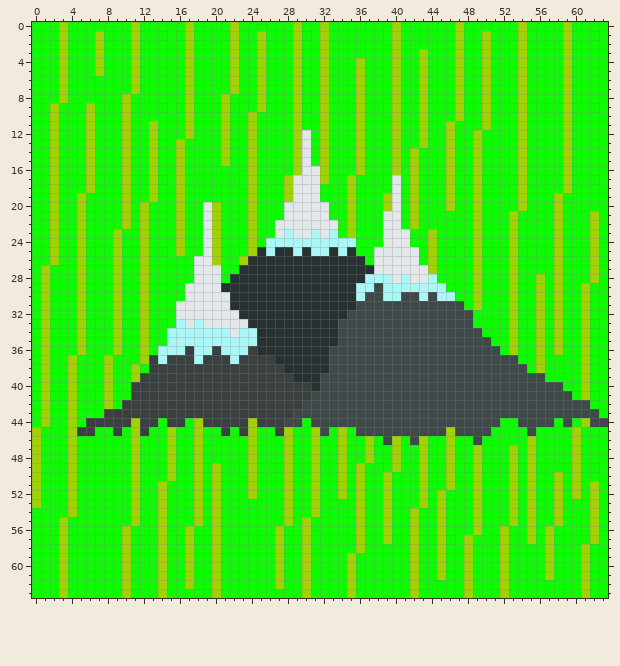
Edited in one commit: pixel-art sprite (MULE/out/production/MULE/game/graphics/TileMountain3.png). This is how it looked before the edit.
The file is 64x64 pixels. Colours within 5 levels of each other are drawn and written as one.
After:
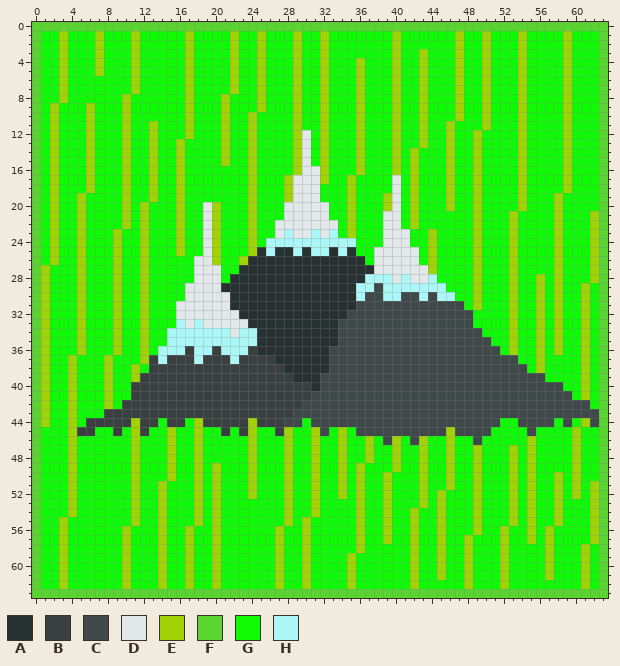
Palette (. is transparent): A #283131  B #3a4040  C #3f4949  D #e2e8ea  E #a1d204  F #5ad430  G #0ffb03  H #abf7f7
Edits made:
Changed rows in their new state; - is an unchanged pixel.
first column x 0:
 0 FFFFFFFFFFFFFFFFFFFFFFFFFFFFFFFFFFFFFFFFFFFFFFFFFFFFFFFFFFFFFFFF
 1 F--------------------------------------------------------------F
 2 F--------------------------------------------------------------F
 3 F--------------------------------------------------------------F
 4 F--------------------------------------------------------------F
 5 F--------------------------------------------------------------F
 6 F--------------------------------------------------------------F
 7 F--------------------------------------------------------------F
 8 F--------------------------------------------------------------F
 9 F--------------------------------------------------------------F
10 F--------------------------------------------------------------F
11 F--------------------------------------------------------------F
12 F--------------------------------------------------------------F
13 F--------------------------------------------------------------F
14 F--------------------------------------------------------------F
15 F--------------------------------------------------------------F
16 F--------------------------------------------------------------F
17 F--------------------------------------------------------------F
18 F--------------------------------------------------------------F
19 F--------------------------------------------------------------F
20 F--------------------------------------------------------------F
21 F--------------------------------------------------------------F
22 F--------------------------------------------------------------F
23 F--------------------------------------------------------------F
24 F--------------------------------------------------------------F
25 F--------------------------------------------------------------F
26 F--------------------------------------------------------------F
27 F--------------------------------------------------------------F
28 F--------------------------------------------------------------F
29 F--------------------------------------------------------------F
30 F--------------------------------------------------------------F
31 F--------------------------------------------------------------F
32 F--------------------------------------------------------------F
33 F--------------------------------------------------------------F
34 F--------------------------------------------------------------F
35 F--------------------------------------------------------------F
36 F--------------------------------------------------------------F
37 F--------------------------------------------------------------F
38 F--------------------------------------------------------------F
39 F--------------------------------------------------------------F
40 F--------------------------------------------------------------F
41 F--------------------------------------------------------------F
42 F--------------------------------------------------------------F
43 F--------------------------------------------------------------F
44 F--------------------------------------------------------------F
45 F--------------------------------------------------------------F
46 F--------------------------------------------------------------F
47 F--------------------------------------------------------------F
48 F--------------------------------------------------------------F
49 F--------------------------------------------------------------F
50 F--------------------------------------------------------------F
51 F--------------------------------------------------------------F
52 F--------------------------------------------------------------F
53 F--------------------------------------------------------------F
54 F--------------------------------------------------------------F
55 F--------------------------------------------------------------F
56 F--------------------------------------------------------------F
57 F--------------------------------------------------------------F
58 F--------------------------------------------------------------F
59 F--------------------------------------------------------------F
60 F--------------------------------------------------------------F
61 F--------------------------------------------------------------F
62 F--------------------------------------------------------------F
63 FFFFFFFFFFFFFFFFFFFFFFFFFFFFFFFFFFFFFFFFFFFFFFFFFFFFFFFFFFFFFFFF
Boxes around the changes in both pictures, in picture pixels (x1, y1, x2, y2):
changed: (32, 22, 608, 598)
